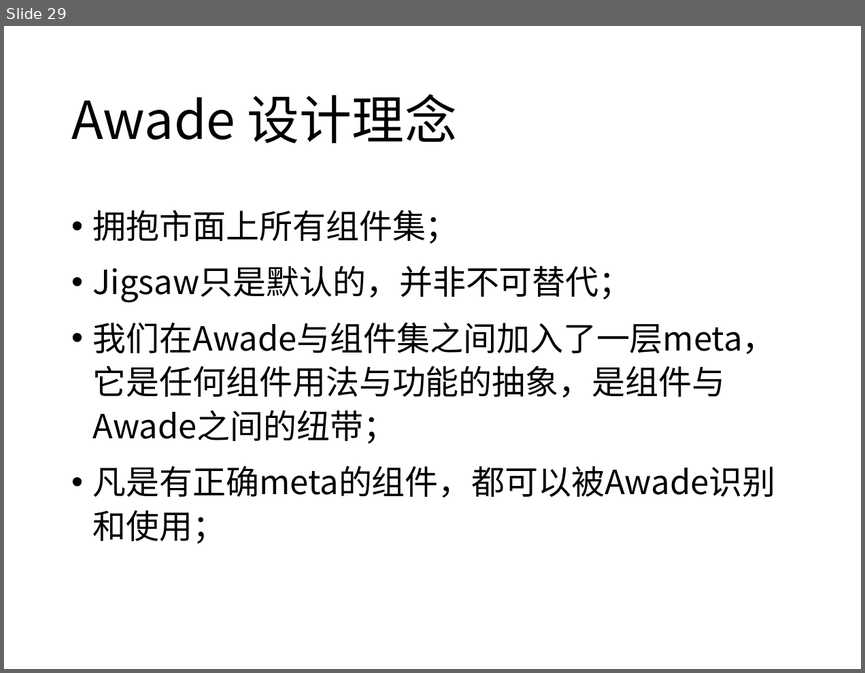
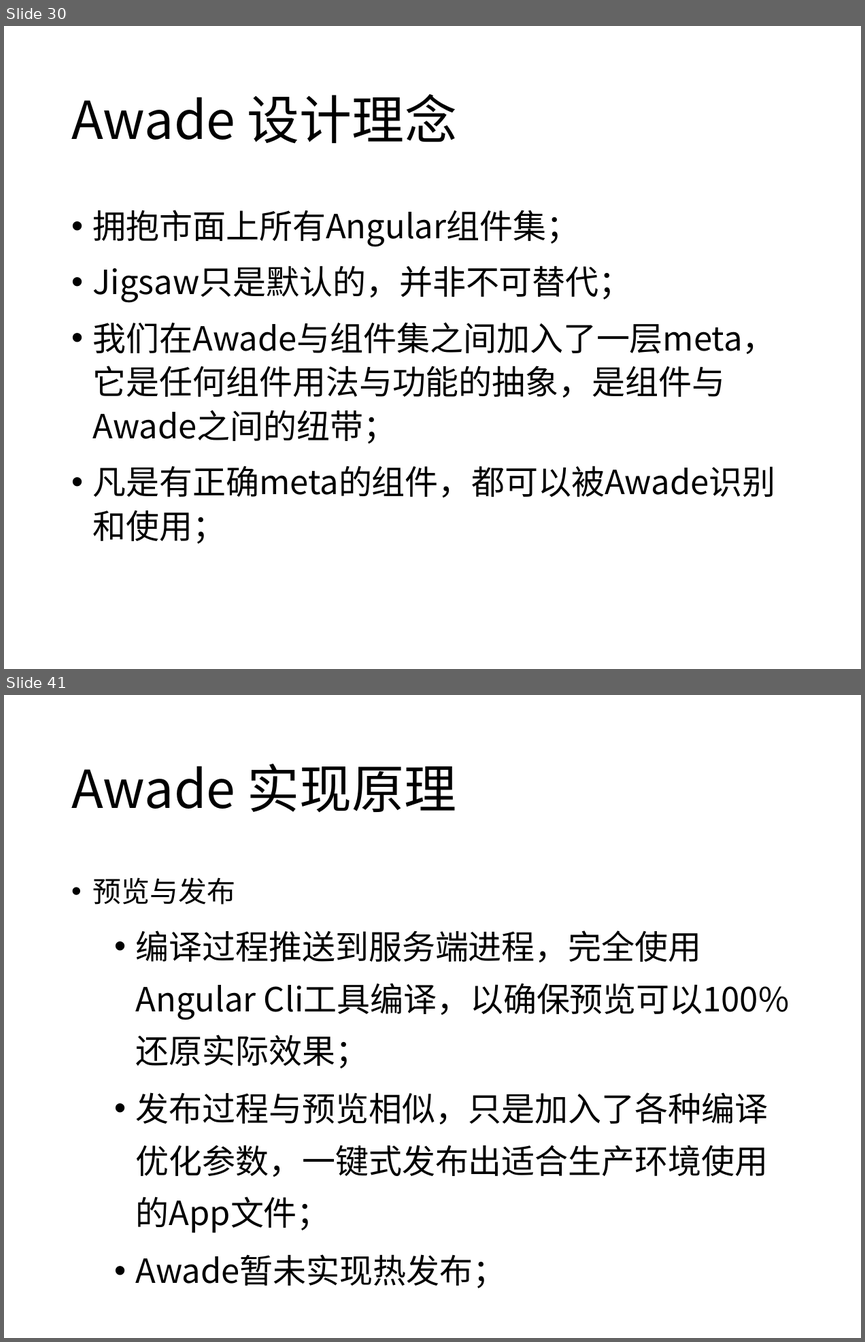
Before and after one commit to yibit/jigsaw, a slide deck: 让任何人迅速成为大前端开发者.pptx. Shown one above the other, each under a label of ours: slide 29 before the commit, slides 30 and 41 after it; the slides between them are not shown. The pictures are 865x673 and 865x1342 pixels, drawn with LibreOffice and Linux fonts; fonts in the diff are those of the drawing. Boxes give left, top, right and bottom in pixels: in the first picture for what was removed or moved away, otherwise in the second. Text is boxed around its words. In the diff, an @@ line names an element or a change of style, - is before the commit and + after.

```diff
--- a/让任何人迅速成为大前端开发者.pptx
+++ b/让任何人迅速成为大前端开发者.pptx
@@ slide 41 added at bbox=[4, 695, 861, 1338], background #FFFFFF @@
@@ title added at bbox=[71, 764, 457, 813], 44 pt, text #000000 @@
+Awade 实现原理
@@ text added at bbox=[93, 877, 789, 1288], 28 pt, text #000000 @@
+• 预览与发布
+  • 编译过程推送到服务端进程，完全使用Angular Cli工具编译，以确保预览可以100%还原实际效果；
+  • 发布过程与预览相似，只是加入了各种编译优化参数，一键式发布出适合生产环境使用的App文件；
+  • Awade暂未实现热发布；
@@ what was slide 29 is now slide 30 @@
@@ slide 30 changed as well @@
@@ text at bbox=[93, 210, 580, 247]: text changed @@
-• 拥抱市面上所有组件集；
+• 拥抱市面上所有Angular组件集；
```
Also in this commit, not shown: 15 other slides changed, 20 other slides added.
